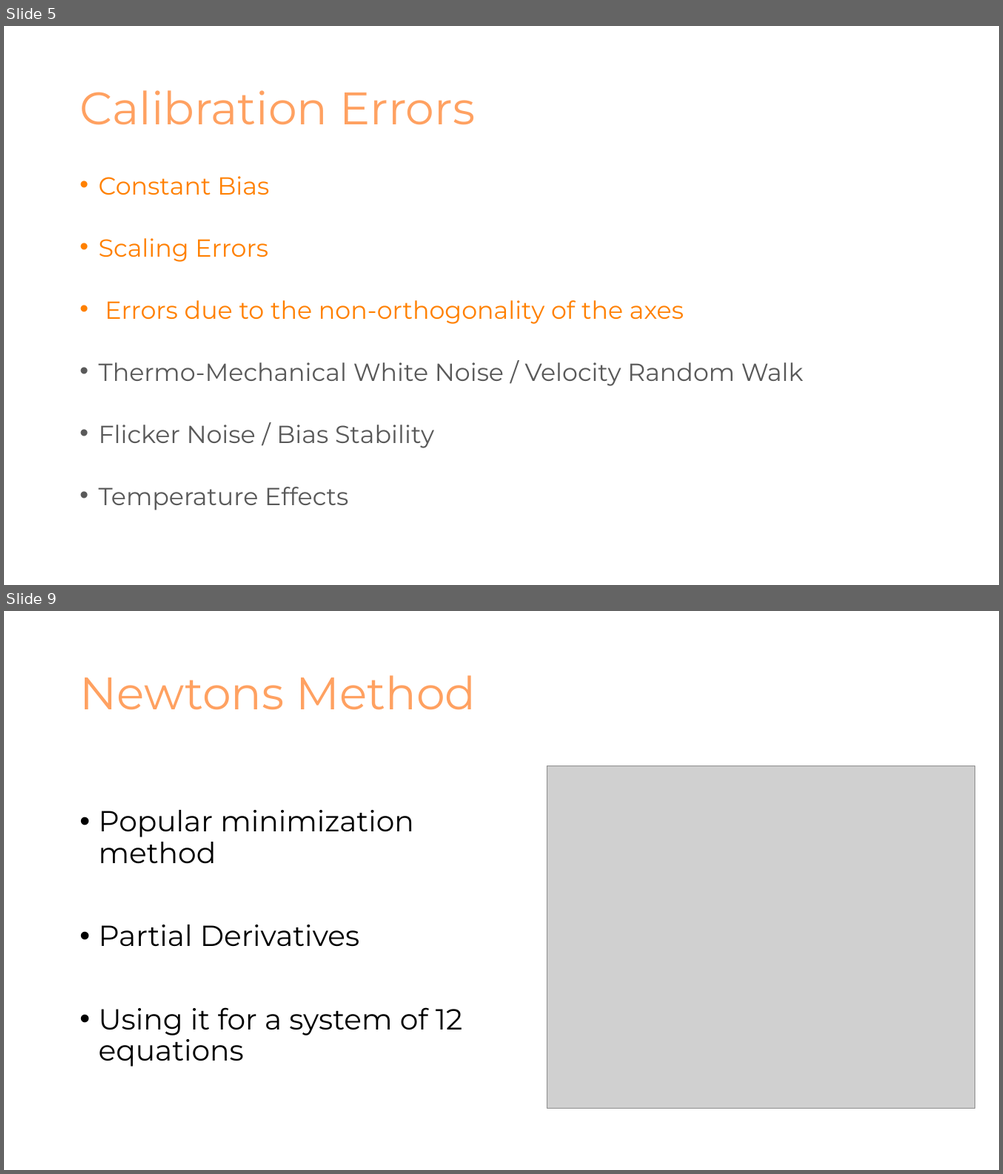
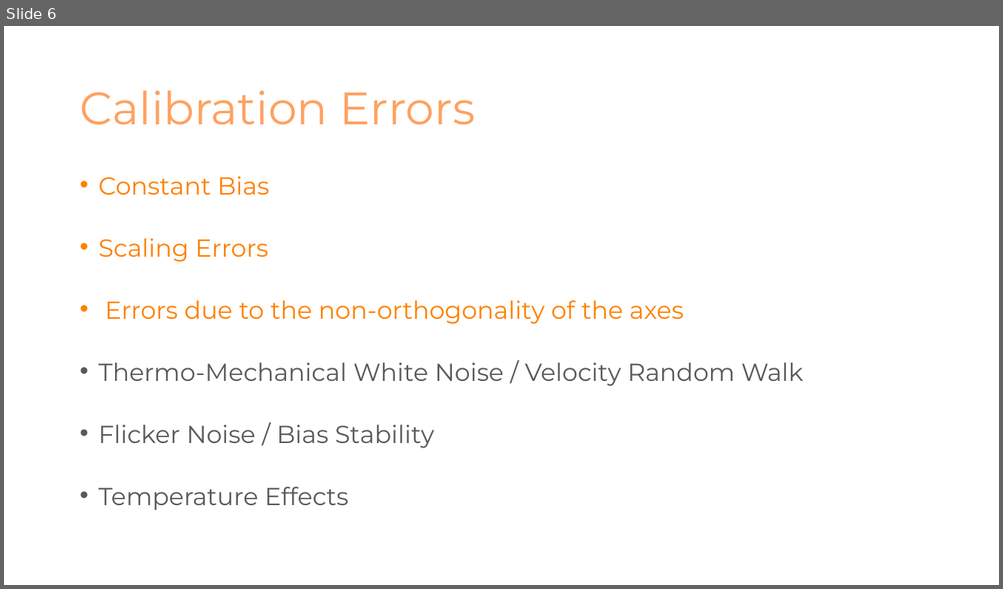
Before and after one commit to NikolaTotev/AMMRP-Course-Project, a slide deck: Presentation Materials/Калибриране на MEMS Акселерометри.pptx. Shown one above the other, each under a label of ours: slides 5 and 9 before the commit, slide 6 after it; the slides between them are not shown. The pictures are 1003x1174 and 1003x589 pixels, drawn with LibreOffice and Linux fonts; fonts in the diff are those of the drawing; grey boxes stand for pictures. Boxes give left, top, right and bottom in pixels: in the first picture for what was removed or moved away, otherwise in the second. Text is boxed around its words. In the diff, an @@ line names an element or a change of style, - is before the commit and + after.

```diff
--- a/Presentation Materials/Калибриране на MEMS Акселерометри.pptx
+++ b/Presentation Materials/Калибриране на MEMS Акселерометри.pptx
@@ slide 9 removed at [4, 611, 999, 1170], background #FFFFFF @@
@@ title removed at [79, 675, 476, 710] @@
-Newtons Method
@@ picture removed at [547, 766, 976, 1109] @@
@@ text removed at [99, 810, 462, 1067] @@
-• Popular minimization method
-• Partial Derivatives
-• Using it for a system of 12 equations
@@ what was slide 5 is now slide 6 @@
```
Also in this commit, not shown: 5 slides changed, 5 slides added, 3 other slides removed, 5 other files.
